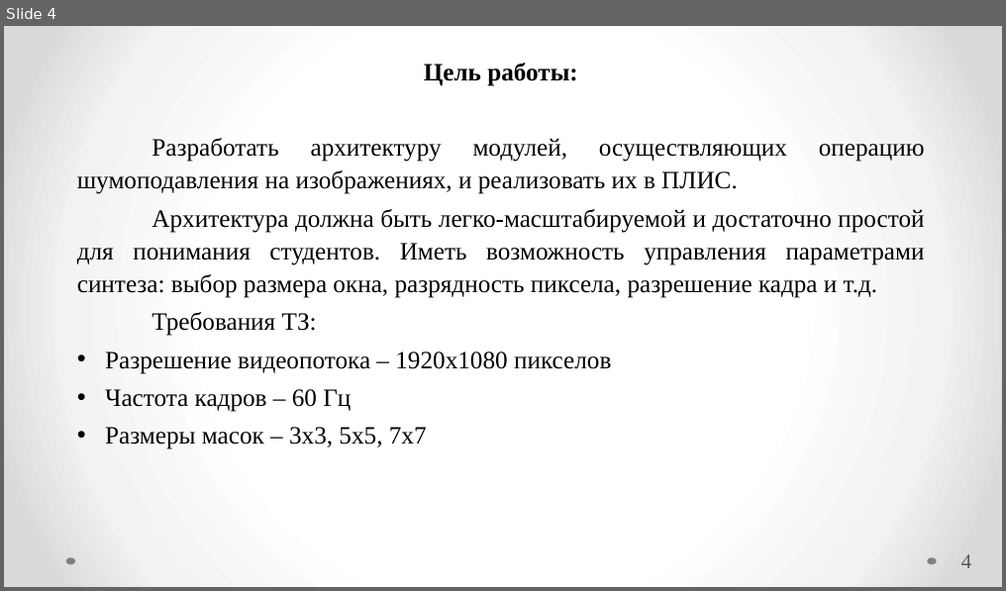
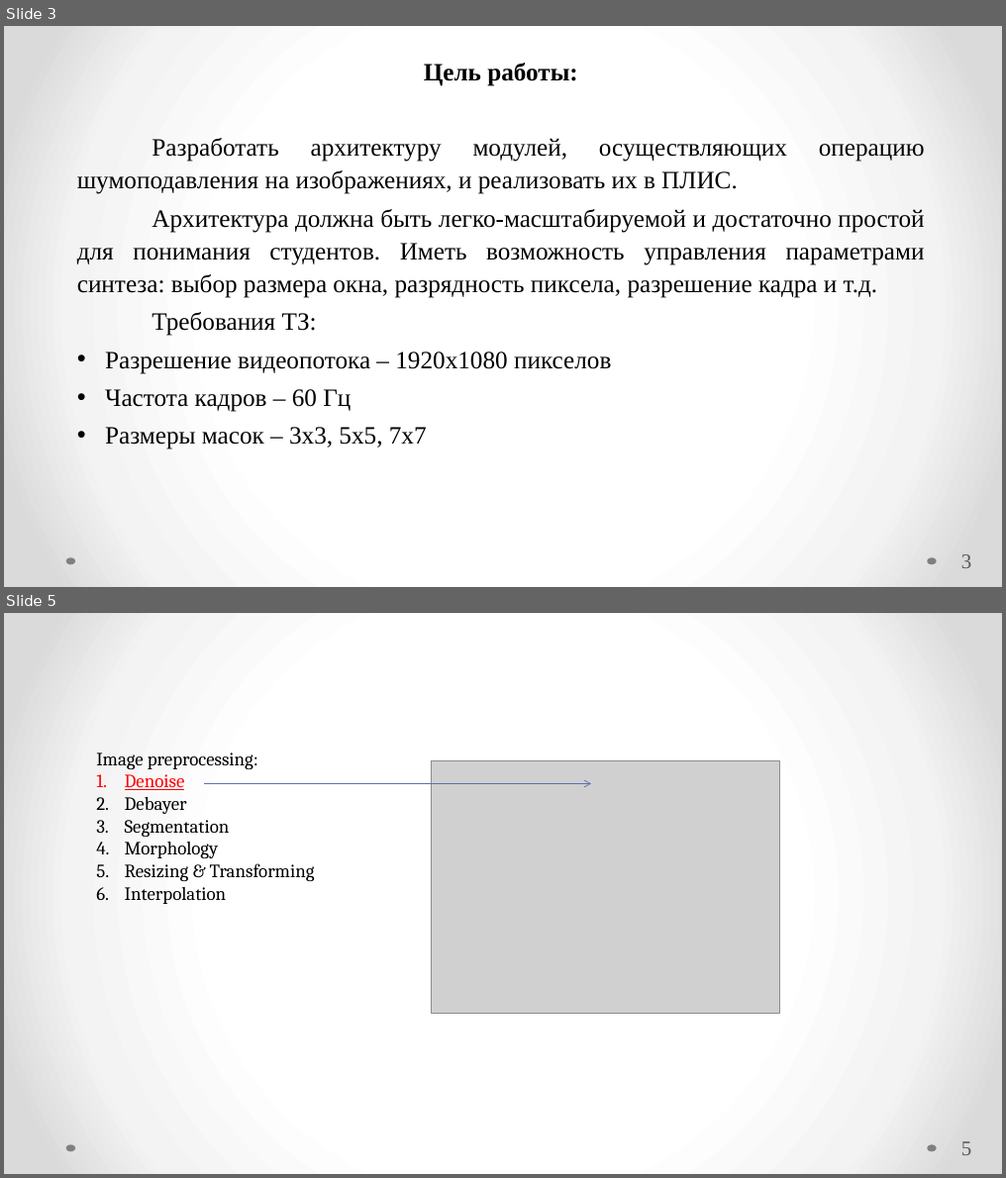
Before and after one commit to Radiophantom/master_yoda, a slide deck: VKR.pptx. Shown one above the other, each under a label of ours: slide 4 before the commit, slides 3 and 5 after it; the slides between them are not shown. The pictures are 1006x591 and 1006x1178 pixels, drawn with LibreOffice and Linux fonts; fonts in the diff are those of the drawing; grey boxes stand for pictures. Boxes give left, top, right and bottom in pixels: in the first picture for what was removed or moved away, otherwise in the second. Text is boxed around its words. In the diff, an @@ line names an element or a change of style, - is before the commit and + after.

```diff
--- a/VKR.pptx
+++ b/VKR.pptx
@@ slide 5 added at (x1=4, y1=613, x2=1002, y2=1174), background gradient #FFFFFF to #F4F4F4 to #DADADA; not listed: 2 template elements that a slide beside it also shows @@
@@ text added at (x1=96, y1=753, x2=315, y2=904), 18 pt, text #000000 @@
+Image preprocessing:
+1. Denoise
+2. Debayer
+3. Segmentation
+4. Morphology
+5. Resizing & Transforming
+6. Interpolation
@@ picture added at (x1=431, y1=761, x2=779, y2=1013) @@
@@ arrow added from (204, 783) to (591, 783), #5C72B2 0.75 pt @@
@@ page number added at (x1=961, y1=1142, x2=972, y2=1156), 20 pt, text #595959 @@
+5
@@ what was slide 4 is now slide 3 @@
@@ page number at (x1=961, y1=555, x2=972, y2=569): text changed @@
-4
+3
```
Also in this commit, not shown: 6 slides changed, 9 other slides added, 5 slides removed, 3 other files.
